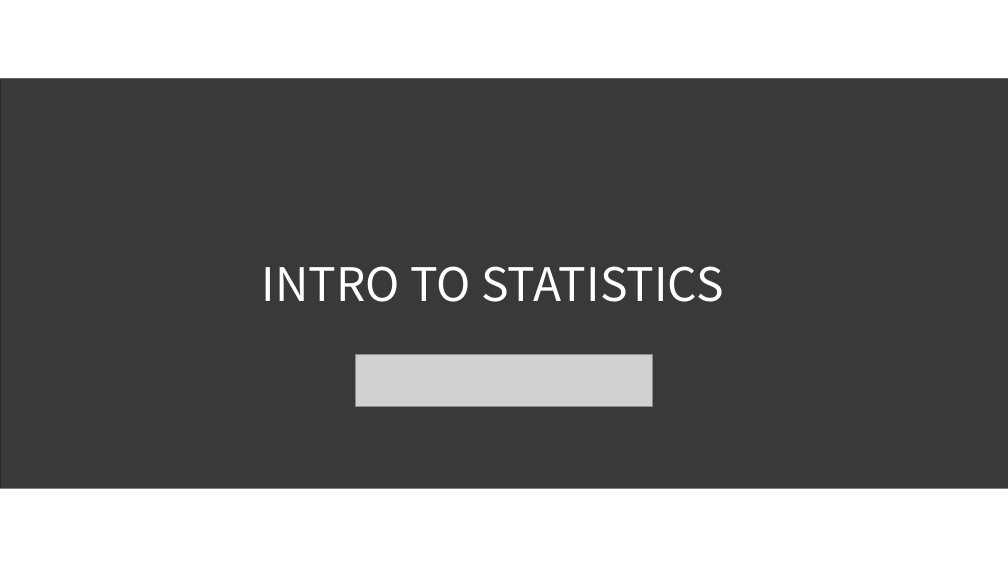
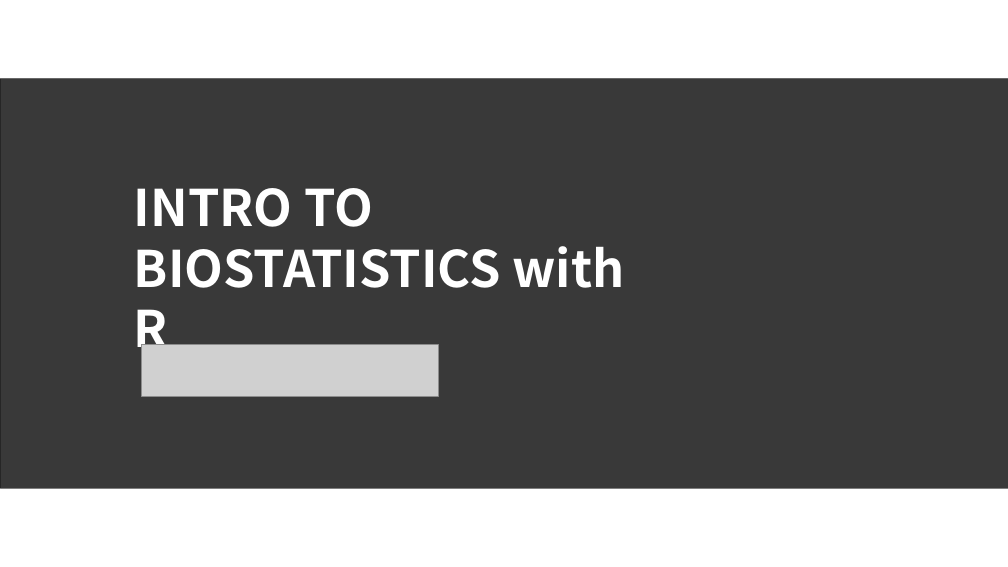
Before and after one commit to taehoonh/CSHLbiostat, a slide deck: slide 2 of images/course_logo.pptx. Drawn at 1008x567 pixels with LibreOffice and Linux fonts; fonts in the diff are those of the drawing; grey boxes stand for pictures. Boxes give left, top, right and bottom in pixels: in the first picture for what was removed or moved away, otherwise in the second. Text is boxed around its words. In the diff, an @@ line names an element or a change of style, - is before the commit and + after.

```diff
--- a/images/course_logo.pptx
+++ b/images/course_logo.pptx
@@ text at (x1=134, y1=188, x2=624, y2=360): text changed; size 44 to 48 pt; bold on @@
-INTRO TO STATISTICS
+INTRO TO
+BIOSTATISTICS with R
@@ picture moved from (x1=355, y1=355, x2=652, y2=407) to (x1=141, y1=344, x2=438, y2=396) @@
```
Also in this commit, not shown: 17 other files.
